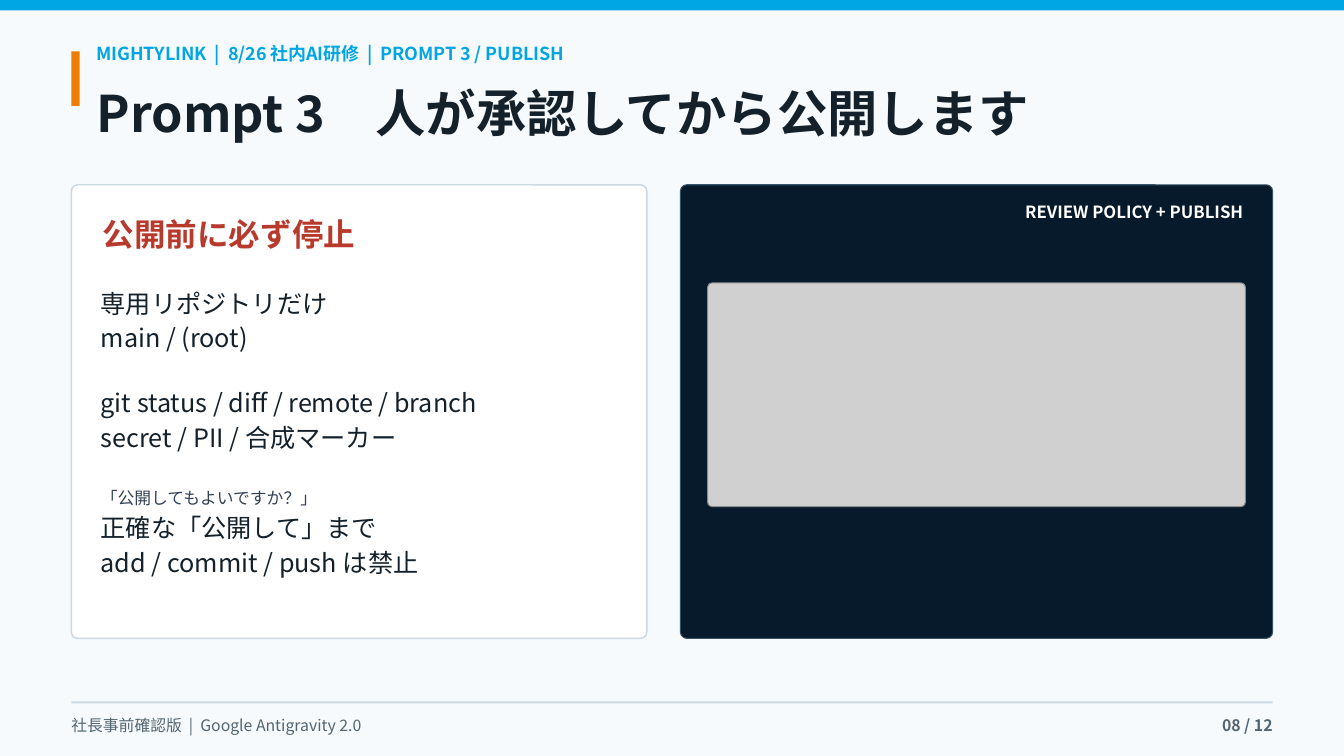
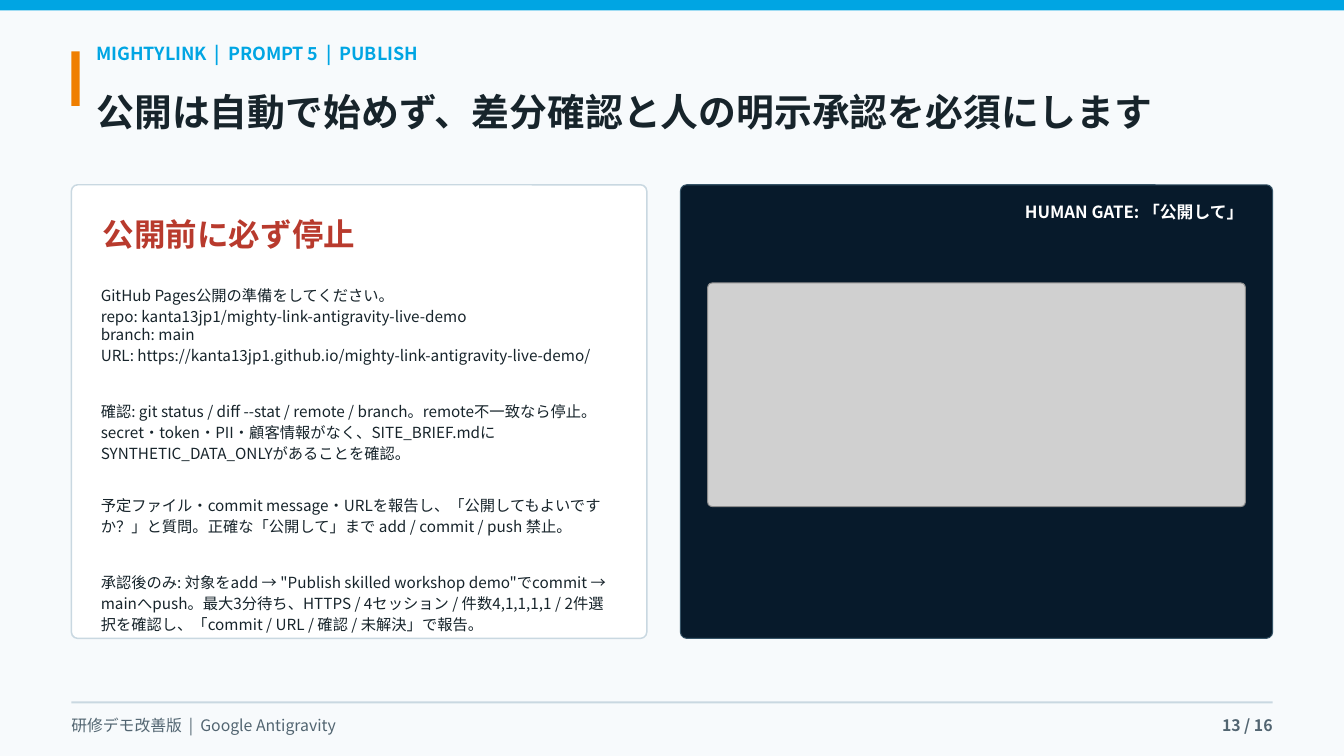
Before and after one commit to kanta13jp1/mighty-link-ai-connect, a slide deck: slide 13 of exports/mighty_skill_bridge_antigravity_user_guide_2026.pptx (slide 8 before the commit). Drawn at 1344x756 pixels with LibreOffice and Linux fonts; fonts in the diff are those of the drawing; grey boxes stand for pictures; background and template pictures are left out. Boxes give left, top, right and bottom in pixels: in the first picture for what was removed or moved away, otherwise in the second. Text is boxed around its words. In the diff, an @@ line names an element or a change of style, - is before the commit and + after.

Commit message:
feat: expand Antigravity workshop with skills workflow

```diff
--- a/exports/mighty_skill_bridge_antigravity_user_guide_2026.pptx
+++ b/exports/mighty_skill_bridge_antigravity_user_guide_2026.pptx
@@ text at box(97, 46, 418, 61): text changed @@
-MIGHTYLINK | 8/26 社内AI研修 | PROMPT 3 / PUBLISH
+MIGHTYLINK | PROMPT 5 | PUBLISH
@@ text at box(97, 94, 1153, 130): text changed; size 36 to 27 pt; text colour #14212B to #17242B @@
-Prompt 3 人が承認してから公開します
+公開は自動で始めず、差分確認と人の明示承認を必須にします
@@ text in rounded rectangle at box(1025, 203, 1243, 220): text changed @@
-REVIEW POLICY + PUBLISH
+HUMAN GATE: 「公開して」
@@ text at box(101, 288, 600, 632): text changed; size 18 to 10.9 pt; text colour #14212B to #17242B @@
-専用リポジトリだけ
-main / (root)
-git status / diff / remote / branch
-secret / PII / 合成マーカー
-「公開してもよいですか？」
-正確な「公開して」まで
-add / commit / push は禁止
+GitHub Pages公開の準備をしてください。
+repo: kanta13jp1/mighty-link-antigravity-live-demo
+branch: main
+URL: https://kanta13jp1.github.io/mighty-link-antigravity-live-demo/
+確認: git status / diff --stat / remote / branch。remote不一致なら停止。secret・token・PII・顧客情報がなく、SITE_BRIEF.mdにSYNTHETIC_DATA_ONLYがあることを確認。
+予定ファイル・commit message・URLを報告し、「公開してもよいですか？」と質問。正確な「公開して」まで add / commit / push 禁止。
+承認後のみ: 対象をadd → "Publish skilled workshop demo"でcommit → mainへpush。最大3分待ち、HTTPS / 4セッション / 件数4,1,1,1,1 / 2件選択を確認し、「commit / URL / 確認 / 未解決」で報告。
@@ text at box(71, 717, 336, 735): text changed @@
-社長事前確認版 | Google Antigravity 2.0
+研修デモ改善版 | Google Antigravity
@@ text at box(1222, 719, 1273, 731): text changed @@
-08 / 12
+13 / 16
```
Also in this commit, not shown: 9 other slides changed, 6 slides added, 2 slides removed, 23 other files.
